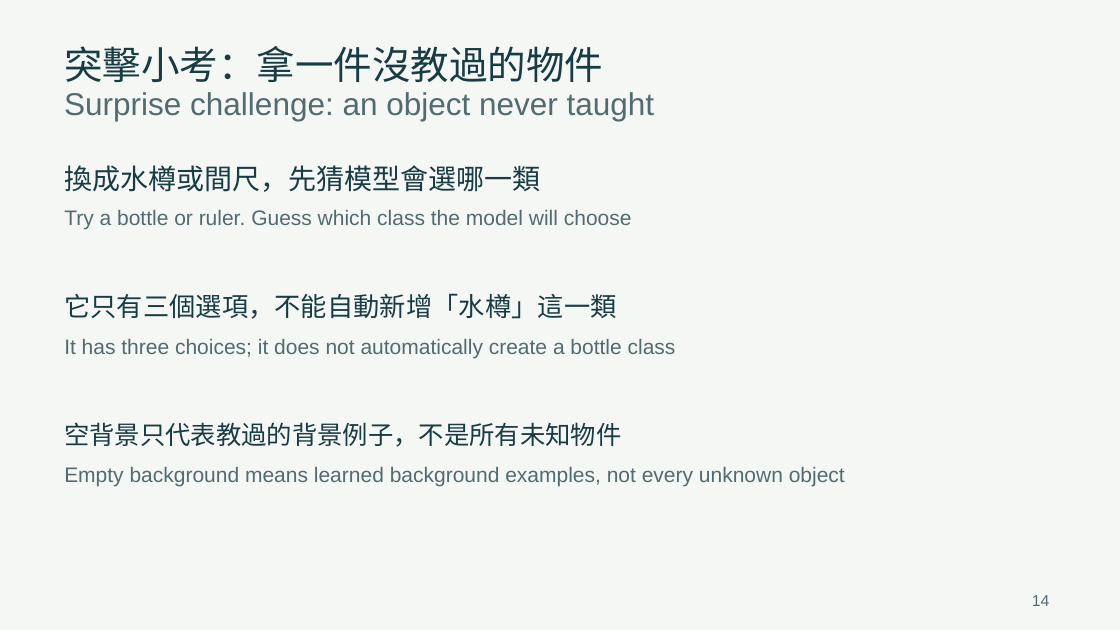
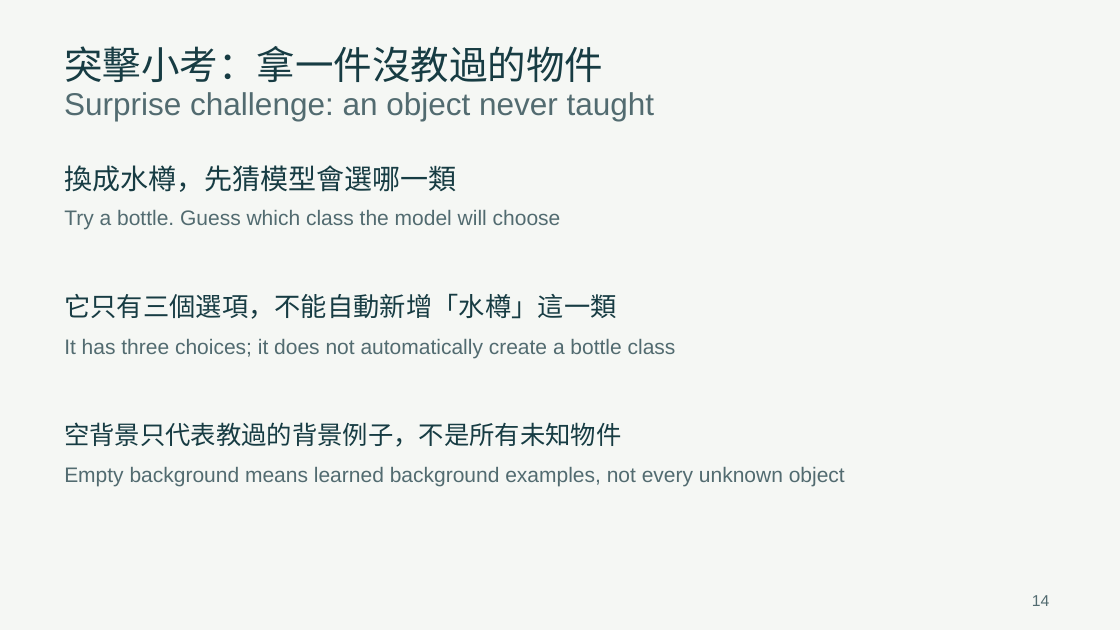
Before and after one commit to GordanY/f2-linear-regression, a slide deck: slide 14 of workshop-3/teacher-slides.pptx. Drawn at 1120x630 pixels with LibreOffice and Linux fonts; fonts in the diff are those of the drawing. Boxes give left, top, right and bottom in pixels: in the first picture for what was removed or moved away, otherwise in the second. Text is boxed around its words. In the diff, an @@ line names an element or a change of style, - is before the commit and + after.

```diff
--- a/workshop-3/teacher-slides.pptx
+++ b/workshop-3/teacher-slides.pptx
@@ text at bbox=[64, 165, 456, 192]: text changed @@
-換成水樽或間尺，先猜模型會選哪一類
+換成水樽，先猜模型會選哪一類
@@ text at bbox=[64, 210, 561, 229]: text changed @@
-Try a bottle or ruler. Guess which class the model will choose
+Try a bottle. Guess which class the model will choose
```
Also in this commit, not shown: 7 other slides changed, 13 other files.
